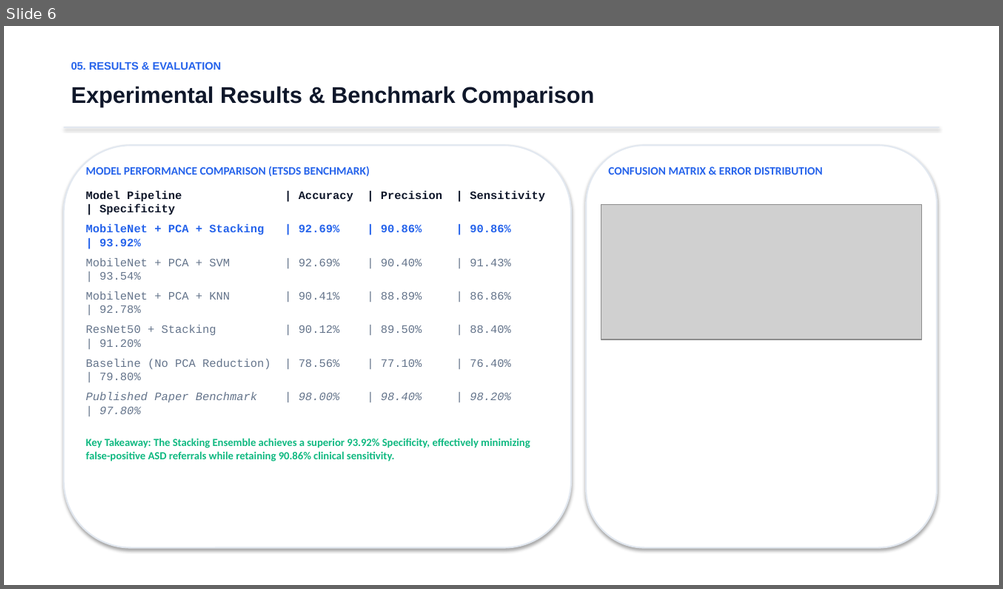
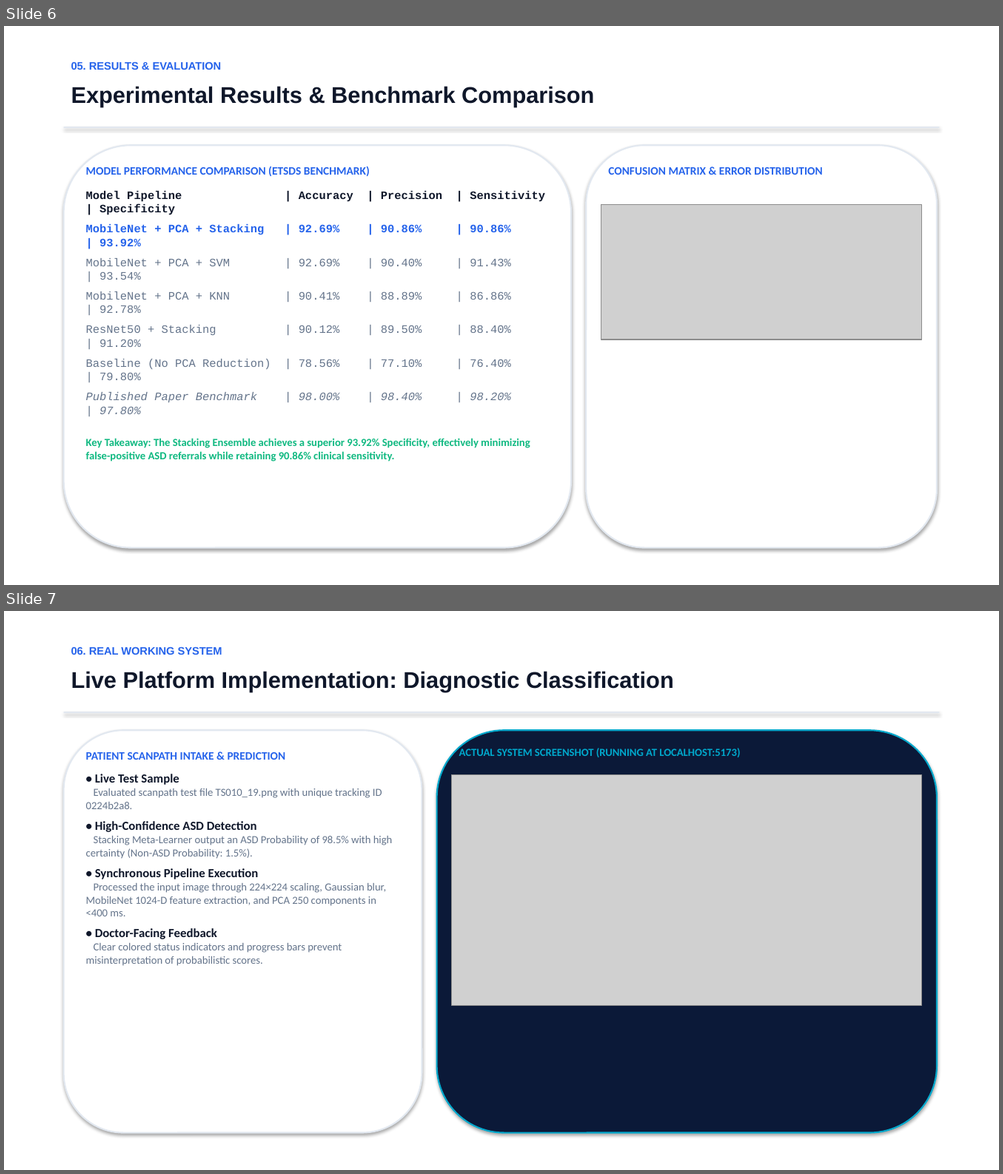
Before and after one commit to nandini-rathod/eyetrace-ai, a slide deck: ASD_EyeTracking_Presentation.pptx. Shown one above the other, each under a label of ours: slide 6 before the commit, slides 6 and 7 after it. The pictures are 1003x589 and 1003x1174 pixels, drawn with LibreOffice and Linux fonts; fonts in the diff are those of the drawing; grey boxes stand for pictures. Boxes give left, top, right and bottom in pixels: in the first picture for what was removed or moved away, otherwise in the second. Text is boxed around its words. In the diff, an @@ line names an element or a change of style, - is before the commit and + after.

Commit message:
feat(ppt): embed real app screenshots showing live 98.5% ASD detection, heatmap, and kinematic ablation

```diff
--- a/ASD_EyeTracking_Presentation.pptx
+++ b/ASD_EyeTracking_Presentation.pptx
@@ slide 7 added at [4, 611, 999, 1170], background #FFFFFF @@
@@ text added at [71, 647, 222, 655], 10.5 pt, text #2563EB, bold @@
+06. REAL WORKING SYSTEM
@@ text added at [71, 671, 674, 692], 22 pt, text #0F172A, bold @@
+Live Platform Implementation: Diagnostic Classification
@@ rectangle added at [64, 712, 939, 713], fill #E2E8F0 @@
@@ rounded rectangle added at [64, 730, 422, 1133], fill #FFFFFF, outline #E2E8F0 1.5 pt @@
@@ rounded rectangle added at [437, 730, 936, 1133], fill #0B1938, outline #00A8CC 1.5 pt @@
@@ text added at [86, 752, 392, 966], 10.5 pt, text #64748B @@
+PATIENT SCANPATH INTAKE & PREDICTION
+• Live Test Sample
+Evaluated scanpath test file TS010_19.png with unique tracking ID 0224b2a8.
+• High-Confidence ASD Detection
+Stacking Meta-Learner output an ASD Probability of 98.5% with high certainty (Non-ASD Probability: 1.5%).
+• Synchronous Pipeline Execution
+Processed the input image through 224×224 scaling, Gaussian blur, MobileNet 1024-D feature extraction, and PCA 250 components in <400 ms.
+• Doctor-Facing Feedback
+Clear colored status indicators and progress bars prevent misinterpretation of probabilistic scores.
@@ text added at [459, 746, 740, 758], 10.5 pt, text #00A8CC, bold @@
+ACTUAL SYSTEM SCREENSHOT (RUNNING AT LOCALHOST:5173)
@@ picture added at [452, 775, 922, 1005] @@
```
Also in this commit, not shown: 2 slides changed, 1 other slide added, 2 slides removed, 5 other files.
